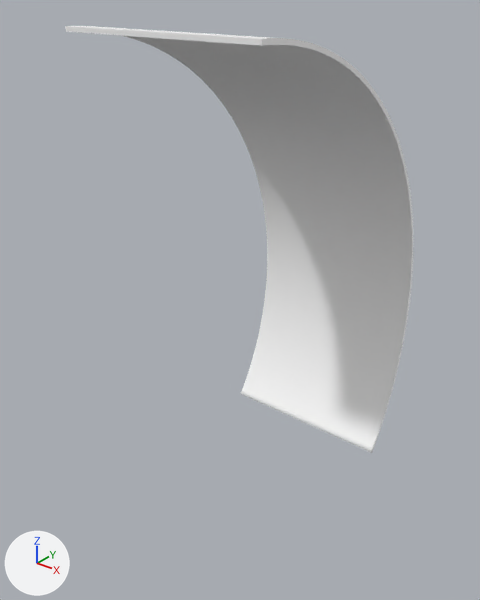
A saved change to the FBX model Assets/Art/Meshs/1-Enviros/Kit/ArchWall/SM_ArchWall_MediumCut_02.fbx.
Rendered twice from a 50 mm camera at (6.91, -9.2, 0.9) aimed at (-3.41, 3.7, -7.1). Every picture has the same lights, and +X, +Y and +Z are marked at lower left. The first picture is the older version. Where no turn or scale is listed for an object, it has been applied to the vertices.

Before the edit, the objects in view are built like this:
```python
me_scene_009 = bpy.data.meshes.new('Scene.009')
me_scene_009.from_pydata(...)  # 420 vertices, 418 faces; spans x -5.0..0.0, y 0.0..7.2, z -11.96..0.0
me_scene_009.materials.append(mat_probuilderdefault_004)  # white #ffffff
# before: 0 (0.0, 5.79, -11.96) at pixel (372, 452), 1 (-5.0, 5.79, -11.96) at pixel (241, 394), 2 (0.0, 5.72, -11.9) at pixel (371, 452), 3 (-5.0, 5.72, -11.9) at pixel (240, 393)
ob_sm_archwall_mediumcut_02 = bpy.data.objects.new('SM_ArchWall_MediumCut_02', me_scene_009)
ob_sm_archwall_mediumcut_02.location = (0.0, 0.0, 0.0)
```
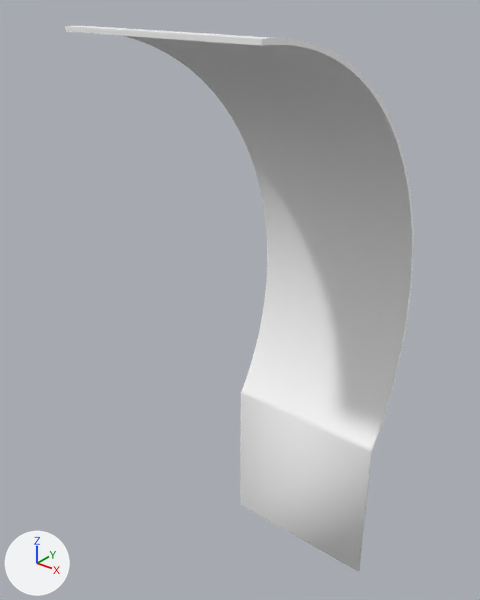
Where the newer file only moved an object's origin or applied its transform, the numbers keep the older frame.

Where the change shows, as pixel boxes [x1, y1, x2, y2] in the pictures (480 x 600 px):
```json
{"object": "SM_ArchWall_MediumCut_02", "change": "reshaped", "before": [65, 26, 413, 453], "after": [65, 26, 413, 572], "on screen": "28% taller"}
{"part": 1, "of": "me_scene_009", "change": "built on", "after": [240, 394, 372, 572]}
```

The change, as JSON lines over the scene's bpy script:
```json
{"block": "me_scene_009", "where": "# used by ob_sm_archwall_mediumcut_02; location = (0.0, 0.0, 0.0)"}
{"block": "me_scene_009", "where": "# verts and faces of me_scene_009; kept vertices keep their numbers, new ones are numbered from 420"}
{"op": "remove", "block": "me_scene_009", "code": "me_scene_009.from_pydata(...)  # 420 vertices, 418 faces; spans x -5.0..0.0, y 0.0..7.2, z -11.96..0.0"}
{"op": "add", "block": "me_scene_009", "code": "me_scene_009.from_pydata(...)  # 424 vertices, 422 faces; spans x -5.0..0.0, y 0.0..7.2, z -16.9..0.0"}
{"block": "me_scene_009", "change": "me_scene_009 part 1"}
{"op": "add", "block": "me_scene_009", "code": "delete_faces([(0, 2, 3, 1)])"}
{"op": "add", "block": "me_scene_009", "code": "for new, old in zip([*range(420, 424)], [*range(0, 4)]): verts[new] = verts[old] + (0.0, 0.0, -4.94)"}
{"op": "add", "block": "me_scene_009", "code": "faces += [(420, 422, 423, 421), (0, 420, 421, 1), (1, 421, 423, 3), (2, 3, 423, 422), (0, 2, 422, 420)]"}
```
